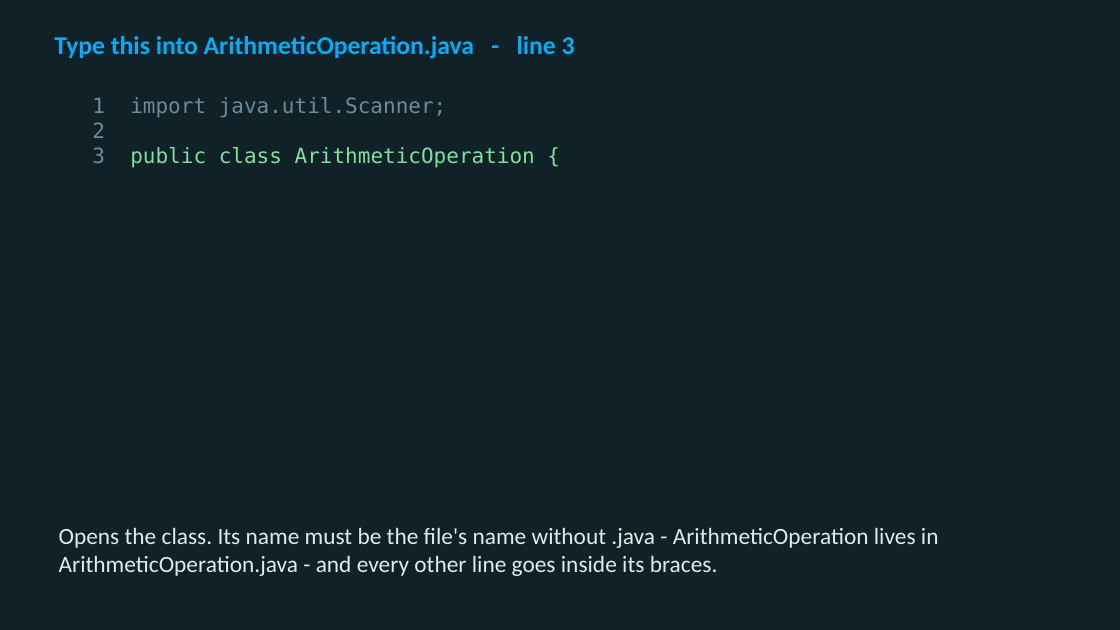
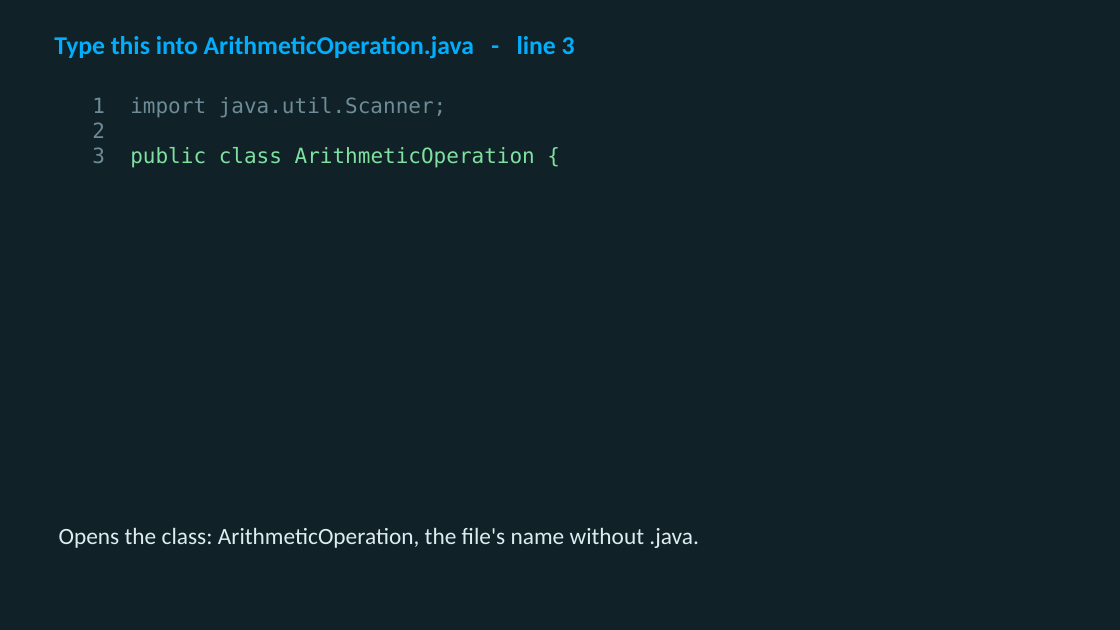
Before and after one commit to utgapps/utgapps.github.io, a slide deck: slide 49 of cs701/slides/week-09.pptx. Drawn at 1120x630 pixels with LibreOffice and Linux fonts; fonts in the diff are those of the drawing. Boxes give left, top, right and bottom in pixels: in the first picture for what was removed or moved away, otherwise in the second. Text is boxed around its words. In the diff, an @@ line names an element or a change of style, - is before the commit and + after.

```diff
--- a/cs701/slides/week-09.pptx
+++ b/cs701/slides/week-09.pptx
@@ text at bbox=[59, 527, 699, 548]: text changed @@
-Opens the class. Its name must be the file's name without .java - ArithmeticOperation lives in ArithmeticOperation.java - and every other line goes inside its braces.
+Opens the class: ArithmeticOperation, the file's name without .java.
```
Also in this commit, not shown: 4 other slides changed, 47 other files.
